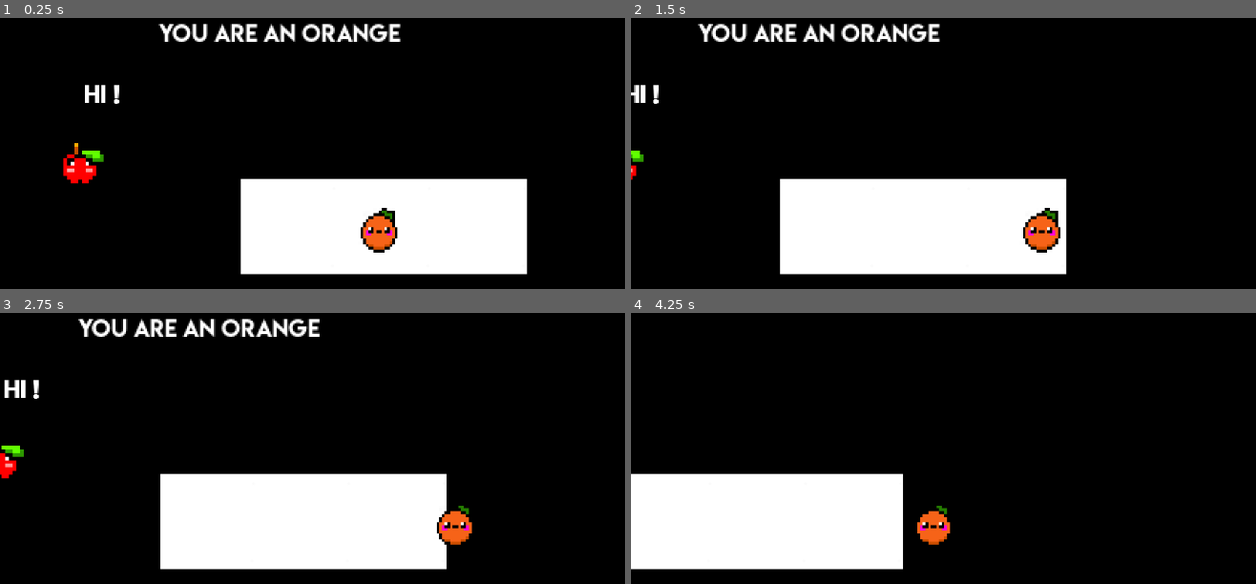
Above: before the commit, frames 1-4 (two rows, left to right).
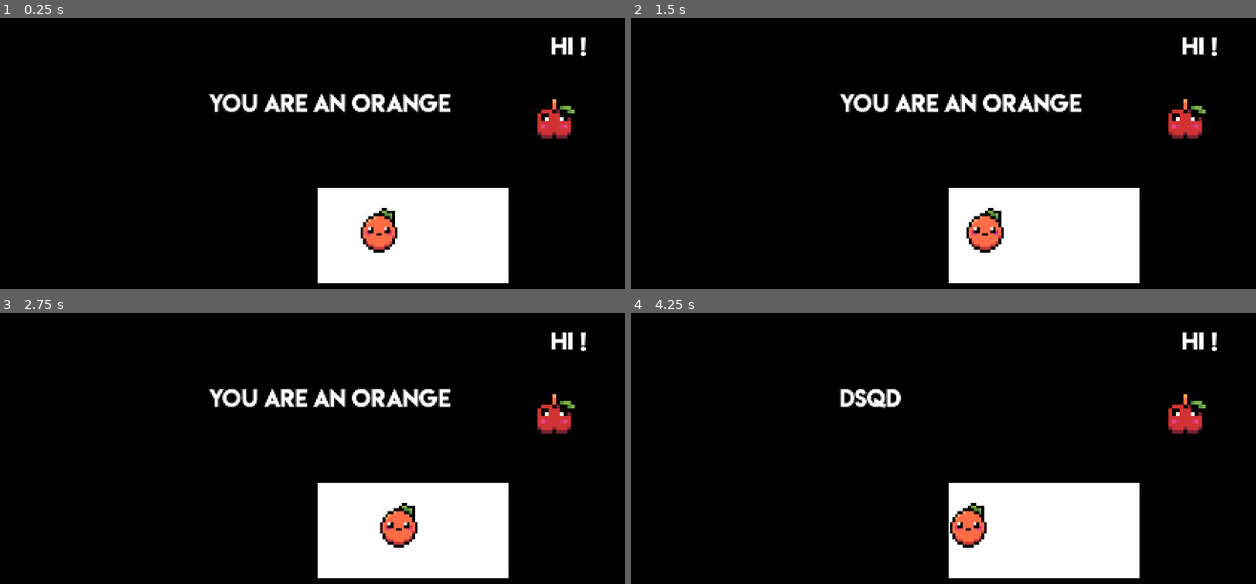
Above: after the commit, the same moments.

Repository: Alkouille/Evolve
Game: Godot game, scene res://Scene/Map.tscn
The game is run twice, just before and just after one commit, with the same random seed, the same clock (stepped at 60 frames per second) and the same inputs.
Inputs:
- Up to frame 1 (0.25 s): no input
- Up to frame 2 (1.5 s): tap Enter at 0.5 s; hold D (WalkRight) 0.53-1.28 s; hold Q (WalkLeft) from 1.28 s (still down)
- Up to frame 3 (2.75 s): release Q (WalkLeft) at 2.03 s; hold D (WalkRight) from 2.03 s (still down)
- Up to frame 4 (4.25 s): release D (WalkRight) at 3.53 s; hold Q (WalkLeft) from 3.53 s (still down)

The runs differ from the first frame. In frame 1, 13% of the frame differs, in the area x 10-94%, y 2-98%; in frame 2, 21%; in frame 3, 20%; in frame 4, 28%, in the area x 0-94%, y 7-98%.

Commit message:
Scenes update

Diff:
--- a/Scene/Apple.tscn
+++ b/Scene/Apple.tscn
@@ -1,7 +1,7 @@
 [gd_scene load_steps=7 format=2]
 
 [ext_resource path="res://Script/Apple.gd" type="Script" id=1]
-[ext_resource path="res://Graphisme/Apple.png" type="Texture" id=2]
+[ext_resource path="res://Graphisme/Apple 2.png" type="Texture" id=2]
 [ext_resource path="res://font/LemonMilk.otf" type="DynamicFontData" id=3]
 
 [sub_resource type="RectangleShape2D" id=1]
@@ -56,7 +56,7 @@
 
 [node name="AreaShape" type="CollisionShape2D" parent="Area2D" index="0"]
 
-position = Vector2( 33.967, -41.9041 )
+position = Vector2( 35.3438, -30.503 )
 scale = Vector2( -0.378254, 5.09226 )
 shape = SubResource( 1 )
 
@@ -100,7 +100,7 @@
 
 [node name="CollisionShape2D" type="CollisionShape2D" parent="." index="4"]
 
-position = Vector2( 0.362926, -2.67898 )
+position = Vector2( 6.76563, 3.46489 )
 scale = Vector2( 1, 1.11224 )
 shape = SubResource( 3 )
 
--- a/Scene/Map.tscn
+++ b/Scene/Map.tscn
@@ -6,6 +6,7 @@
 [ext_resource path="res://Scene/Apple.tscn" type="PackedScene" id=4]
 [ext_resource path="res://Scene/Player.tscn" type="PackedScene" id=5]
 [ext_resource path="res://font/LemonMilk.otf" type="DynamicFontData" id=6]
+[ext_resource path="res://Scene/LeftPowerUp.tscn" type="PackedScene" id=7]
 
 [sub_resource type="DynamicFont" id=1]
 
@@ -15,6 +16,11 @@
 font_data = ExtResource( 6 )
 _sections_unfolded = [ "Font", "Font/fallback", "Resource", "Settings" ]
 
+[sub_resource type="RectangleShape2D" id=2]
+
+custom_solver_bias = 0.0
+extents = Vector2( 10, 10 )
+
 [node name="Map" type="Node2D" index="0"]
 
 script = ExtResource( 1 )
@@ -22,11 +28,11 @@
 
 [node name="TileMap" parent="." index="0" instance=ExtResource( 2 )]
 
-tile_data = PoolIntArray( 65536, 1, 0, 65537, 1, 0, 65538, 1, 0 )
+tile_data = PoolIntArray( 65536, 3, 0, 65537, 3, 0 )
 
 [node name="Light2D" type="Light2D" parent="." index="1"]
 
-position = Vector2( -211.057, -57.6796 )
+position = Vector2( 16.0876, -131.189 )
 enabled = true
 editor_only = false
 texture = ExtResource( 3 )
@@ -51,12 +57,12 @@
 
 [node name="Apple" parent="." index="2" instance=ExtResource( 4 )]
 
-position = Vector2( -105.322, 55.6829 )
+position = Vector2( 156.328, 17.3641 )
 scale = Vector2( 0.652145, 0.595453 )
 
 [node name="Player" parent="." index="3" instance=ExtResource( 5 )]
 
-position = Vector2( 93.1087, 99.0396 )
+position = Vector2( 41.5612, 92.8633 )
 scale = Vector2( 0.434338, 0.476417 )
 
 [node name="Timer" type="Timer" parent="." index="4"]
@@ -72,10 +78,10 @@
 anchor_top = 0.0
 anchor_right = 0.0
 anchor_bottom = 0.0
-margin_left = -55.0
-margin_top = -45.0
-margin_right = 146.0
-margin_bottom = -5.0
+margin_left = -73.0
+margin_top = -4.0
+margin_right = 128.0
+margin_bottom = 36.0
 rect_pivot_offset = Vector2( 0, 0 )
 rect_clip_content = true
 mouse_filter = 0
@@ -90,10 +96,32 @@
 meta_underlined = true
 tab_size = 4
 text = ""
-scroll_active = true
+scroll_active = false
 scroll_following = false
 selection_enabled = false
 override_selected_font_color = false
 _sections_unfolded = [ "custom_fonts" ]
 
+[node name="LeftPowerUp" parent="." index="6" instance=ExtResource( 7 )]
+
+position = Vector2( 490.837, 98.7809 )
+
+[node name="Area2D" type="Area2D" parent="." index="7"]
+
+input_pickable = true
+gravity_vec = Vector2( 0, 1 )
+gravity = 98.0
+linear_damp = 0.1
+angular_damp = 1.0
+audio_bus_override = false
+audio_bus_name = "Master"
+
+[node name="CollisionShape2D" type="CollisionShape2D" parent="Area2D" index="0"]
+
+position = Vector2( 239.947, 95.4865 )
+scale = Vector2( 0.678549, 2.84328 )
+shape = SubResource( 2 )
+
 [connection signal="timeout" from="Timer" to="." method="_on_Timer_timeout"]
+
+[connection signal="body_entered" from="Area2D" to="." method="_on_Area2D_body_entered"]
--- a/Scene/Player.tscn
+++ b/Scene/Player.tscn
@@ -1,7 +1,7 @@
 [gd_scene load_steps=4 format=2]
 
 [ext_resource path="res://Script/Player.gd" type="Script" id=1]
-[ext_resource path="res://Graphisme/Player.png" type="Texture" id=2]
+[ext_resource path="res://Graphisme/Player2.png" type="Texture" id=2]
 
 [sub_resource type="RectangleShape2D" id=1]
 
@@ -55,6 +55,6 @@
 
 [node name="CollisionShape2D" type="CollisionShape2D" parent="." index="2"]
 
-position = Vector2( -1.00549, 0.164634 )
+position = Vector2( -1.32902, -0.158897 )
 scale = Vector2( 0.820802, 0.960575 )
 shape = SubResource( 1 )
Not shown: 1 places in Scene/Map.tscn that only renumber resources
